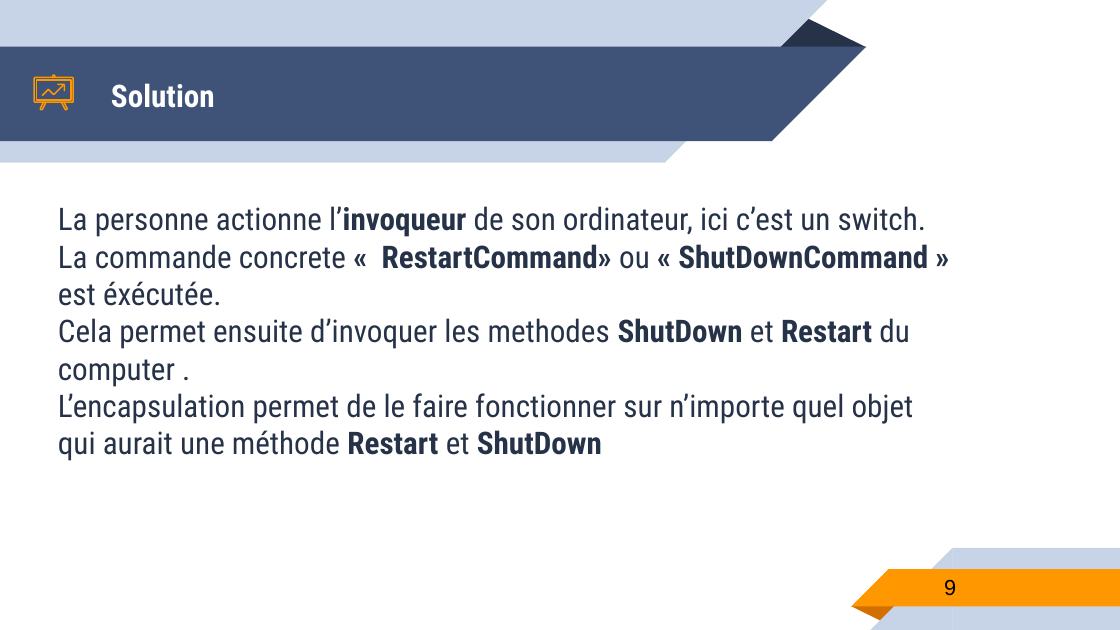
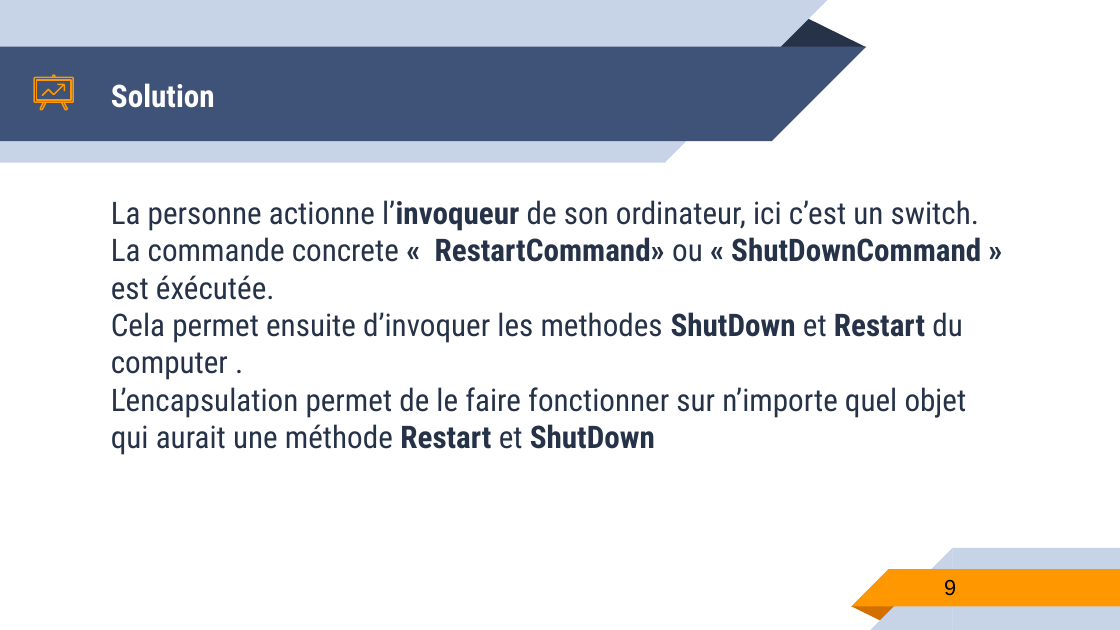
Before and after one commit to RaymondBirame/Pattern_Command, a slide deck: slide 9 of DP_Command.pptm. Drawn at 1120x630 pixels with LibreOffice and Linux fonts; fonts in the diff are those of the drawing. Boxes give left, top, right and bottom in pixels: in the first picture for what was removed or moved away, otherwise in the second. Text is boxed around its words. In the diff, an @@ line names an element or a change of style, - is before the commit and + after.

```diff
--- a/DP_Command.pptm
+++ b/DP_Command.pptm
@@ text "La personne actionne l’invoqueur de ...": place and size @@
-text "La personne actionne l’invoqueur de ..." at bbox=[58, 206, 928, 461]
+text "La personne actionne l’invoqueur de ..." at bbox=[111, 200, 981, 455]
```
Also in this commit, not shown: 5 other slides changed.
